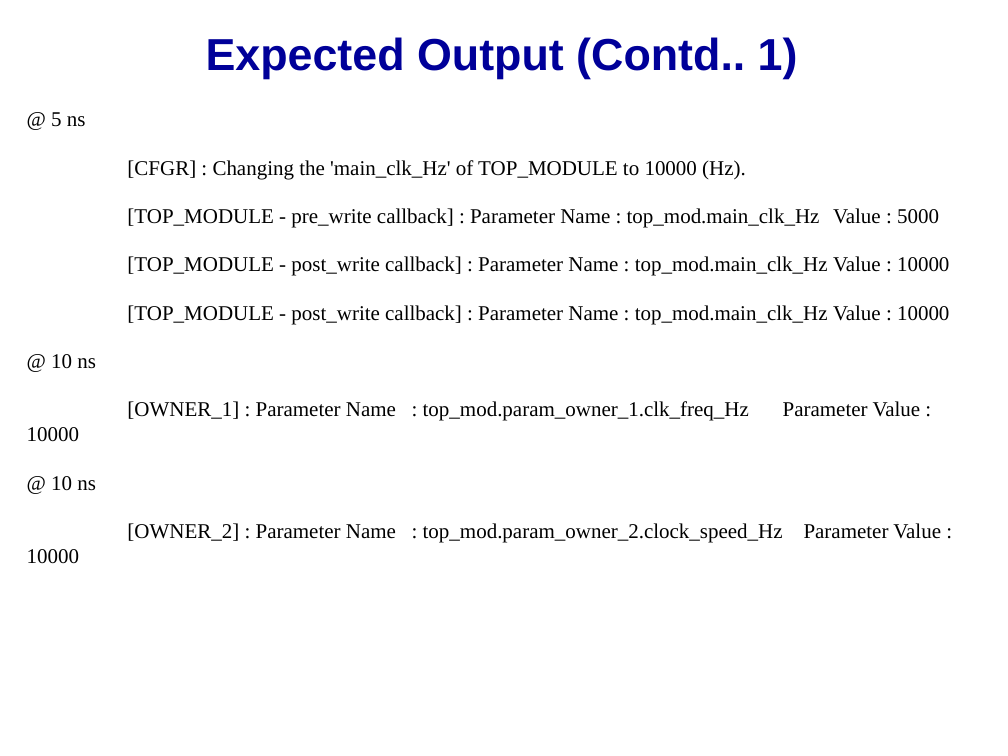
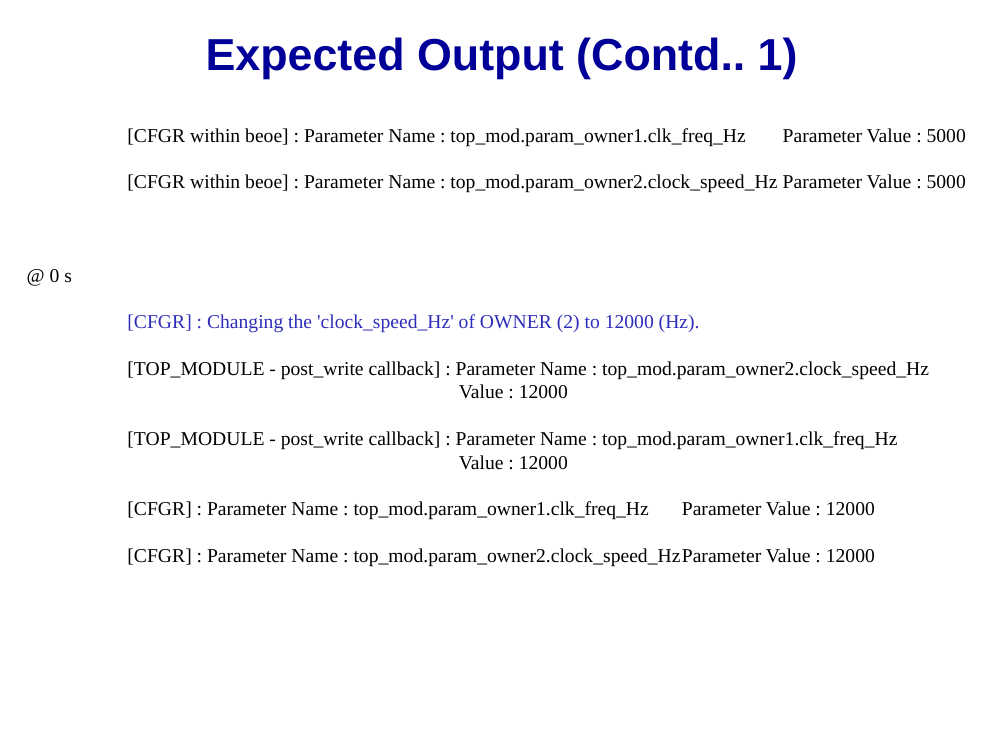
Before and after one commit to accellera-official/cci, a slide deck: slide 10 of examples/ex11_Searching_and_Directly_Associating_Parameters/docs/ex11_Searching_and_Directly_Associating_Parameters.ppt. Drawn at 1008x756 pixels with LibreOffice and Linux fonts; fonts in the diff are those of the drawing; background and template pictures are left out. Boxes give left, top, right and bottom in pixels: in the first picture for what was removed or moved away, otherwise in the second. Text is boxed around its words. In the diff, an @@ line names an element or a change of style, - is before the commit and + after.

```diff
--- a/examples/ex11_Searching_and_Directly_Associating_Parameters/docs/ex11_Searching_and_Directly_Associating_Parameters.ppt
+++ b/examples/ex11_Searching_and_Directly_Associating_Parameters/docs/ex11_Searching_and_Directly_Associating_Parameters.ppt
@@ free "[CFGR within beoe] : Parameter ...": place and size @@
-free "[CFGR within beoe] : Parameter ..." at box(17, 101, 992, 675)
+free "[CFGR within beoe] : Parameter ..." at box(17, 118, 992, 622)
@@ text in free at box(50, 128, 966, 567): text changed; size 15 to 14 pt @@
-@ 5 ns
-[CFGR] : Changing the 'main_clk_Hz' of TOP_MODULE to 10000 (Hz).
-[TOP_MODULE - pre_write callback] : Parameter Name : top_mod.main_clk_Hz Value : 5000
-[TOP_MODULE - post_write callback] : Parameter Name : top_mod.main_clk_Hz Value : 10000
-[TOP_MODULE - post_write callback] : Parameter Name : top_mod.main_clk_Hz Value : 10000
-@ 10 ns
-[OWNER_1] : Parameter Name : top_mod.param_owner_1.clk_freq_Hz Parameter Value : 10000
-@ 10 ns
-[OWNER_2] : Parameter Name : top_mod.param_owner_2.clock_speed_Hz Parameter Value : 10000
+[CFGR within beoe] : Parameter Name : top_mod.param_owner1.clk_freq_Hz Parameter Value : 5000
+[CFGR within beoe] : Parameter Name : top_mod.param_owner2.clock_speed_Hz Parameter Value : 5000
+@ 0 s
+[CFGR] : Changing the 'clock_speed_Hz' of OWNER (2) to 12000 (Hz).
+[TOP_MODULE - post_write callback] : Parameter Name : top_mod.param_owner2.clock_speed_Hz
+Value : 12000
+[TOP_MODULE - post_write callback] : Parameter Name : top_mod.param_owner1.clk_freq_Hz
+Value : 12000
+[CFGR] : Parameter Name : top_mod.param_owner1.clk_freq_Hz Parameter Value : 12000
+[CFGR] : Parameter Name : top_mod.param_owner2.clock_speed_Hz Parameter Value : 12000
```
Also in this commit, not shown: 7 other slides changed, 1 slide added, 1 slide removed, 7 other files.
